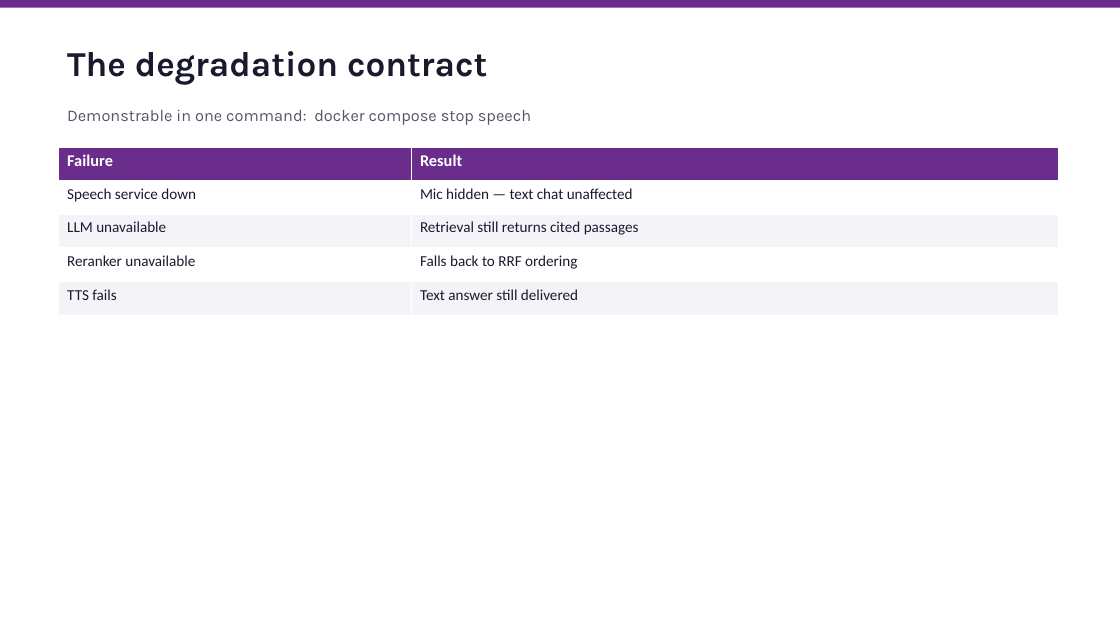
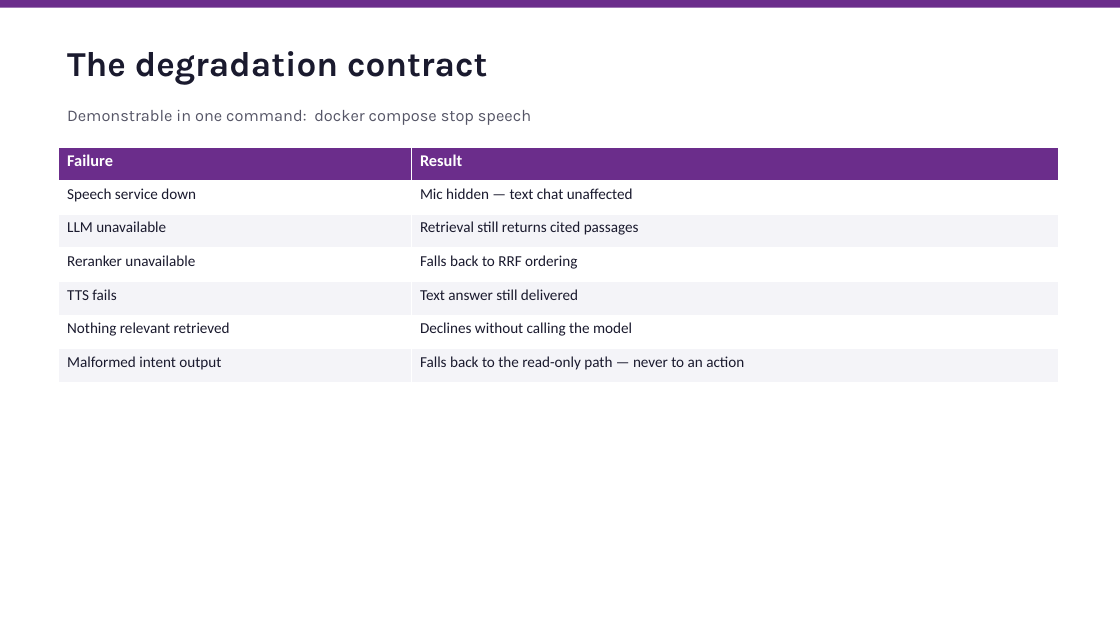
Before and after one commit to radwanism/Intelligent-Assistant, a slide deck: slide 5 of docs/TelecomEgypt_Assistant.pptx. Drawn at 1120x630 pixels with LibreOffice and Linux fonts; fonts in the diff are those of the drawing. Boxes give left, top, right and bottom in pixels: in the first picture for what was removed or moved away, otherwise in the second. Text is boxed around its words. In the diff, an @@ line names an element or a change of style, - is before the commit and + after.

```diff
--- a/docs/TelecomEgypt_Assistant.pptx
+++ b/docs/TelecomEgypt_Assistant.pptx
@@ table at (59,147,1059,382) @@
+row 6: Nothing relevant retrieved | Declines without calling the model
+row 7: Malformed intent output | Falls back to the read-only path — never to an action
```
Also in this commit, not shown: 9 other slides changed, 52 other files.
